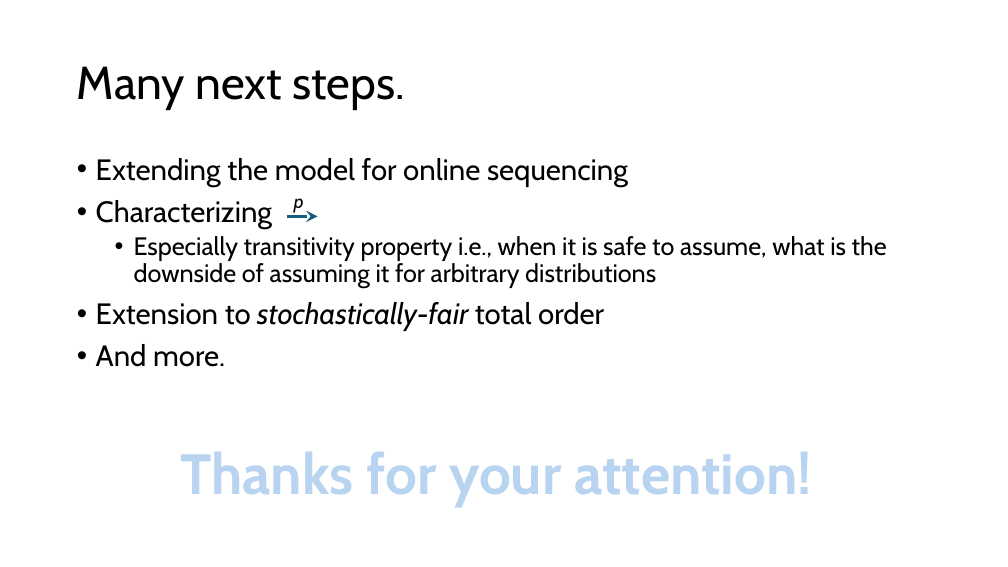
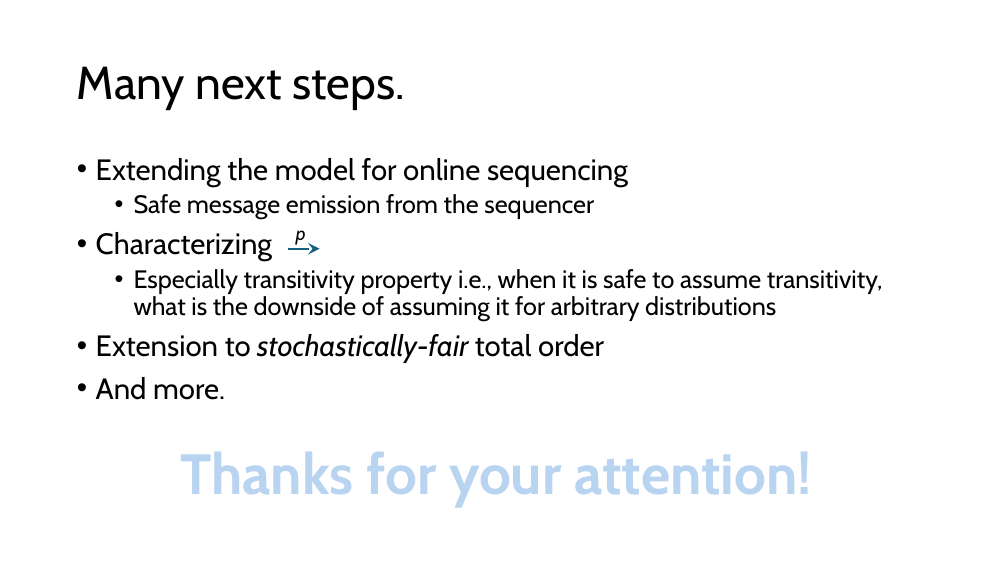
Before and after one commit to HaseebLUMS/Onyx-Presentation, a slide deck: slide 30 of tommy_hotnets.pptx. Drawn at 1008x567 pixels with LibreOffice and Linux fonts; fonts in the diff are those of the drawing. Boxes give left, top, right and bottom in pixels: in the first picture for what was removed or moved away, otherwise in the second. Text is boxed around its words. In the diff, an @@ line names an element or a change of style, - is before the commit and + after.

Commit message:
updated

```diff
--- a/tommy_hotnets.pptx
+++ b/tommy_hotnets.pptx
@@ text at (134,194,594,219): paragraph added @@
+  • Safe message emission from the sequencer
@@ text "p": place and size @@
-text "p" at (294,198,304,213)
+text "p" at (296,230,306,245)
@@ text at (134,269,883,321): text changed @@
-  • Especially transitivity property i.e., when it is safe to assume, what is the downside of assuming it for arbitrary distributions
+  • Especially transitivity property i.e., when it is safe to assume transitivity, what is the downside of assuming it for arbitrary distributions
@@ arrow moved from (287, 216) - (318, 216) to (289, 249) - (320, 249) @@
```
Also in this commit, not shown: 11 other slides changed.
